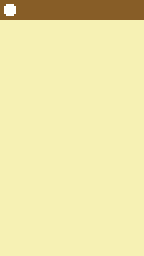
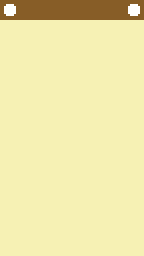
Before/after of a 144x256 layered artwork. What changed in the layer stack:
painted on "Background" over (128, 4, 140, 16)
